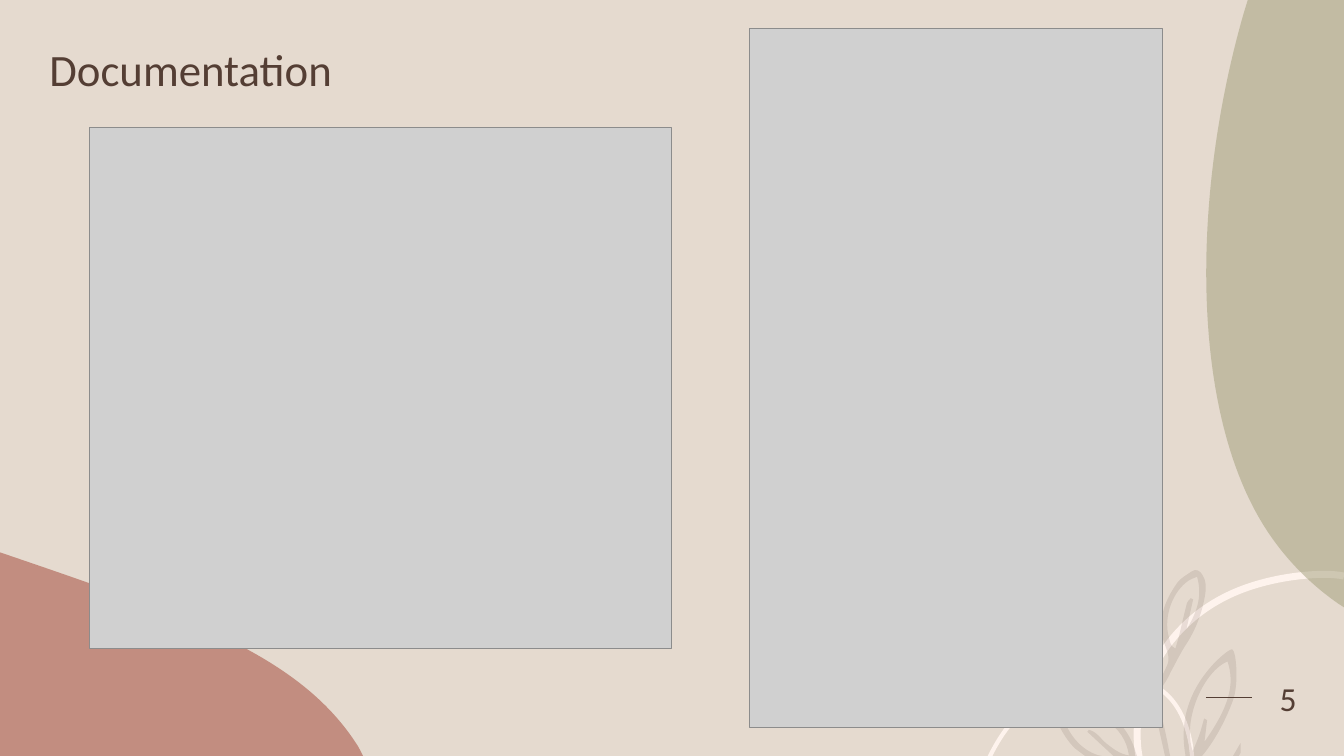
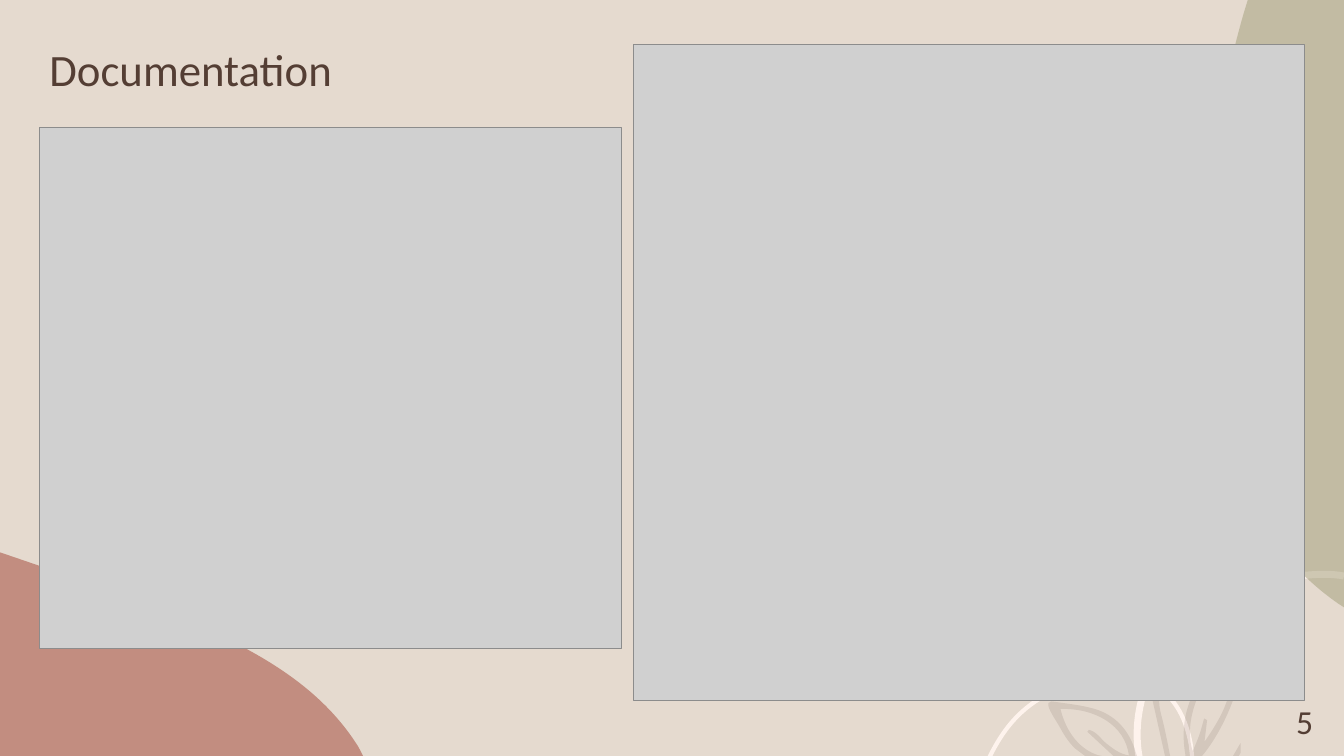
Before and after one commit to walkeredwards/OOP-FinalProject, a slide deck: slide 5 of The Game of Chess.pptx. Drawn at 1344x756 pixels with LibreOffice and Linux fonts; fonts in the diff are those of the drawing; grey boxes stand for pictures. Boxes give left, top, right and bottom in pixels: in the first picture for what was removed or moved away, otherwise in the second. Text is boxed around its words. In the diff, an @@ line names an element or a change of style, - is before the commit and + after.

Commit message:
powerpoint + uml fix

```diff
--- a/The Game of Chess.pptx
+++ b/The Game of Chess.pptx
@@ picture resized from (x1=749, y1=29, x2=1163, y2=728) to (x1=634, y1=44, x2=1306, y2=701) @@
@@ picture moved from (x1=90, y1=128, x2=673, y2=648) to (x1=39, y1=128, x2=622, y2=648) @@
@@ page number moved from (x1=1280, y1=689, x2=1297, y2=711) to (x1=1296, y1=712, x2=1313, y2=734) @@
@@ line removed from (1206, 698) to (1252, 698) @@
```
Also in this commit, not shown: 3 other files.
